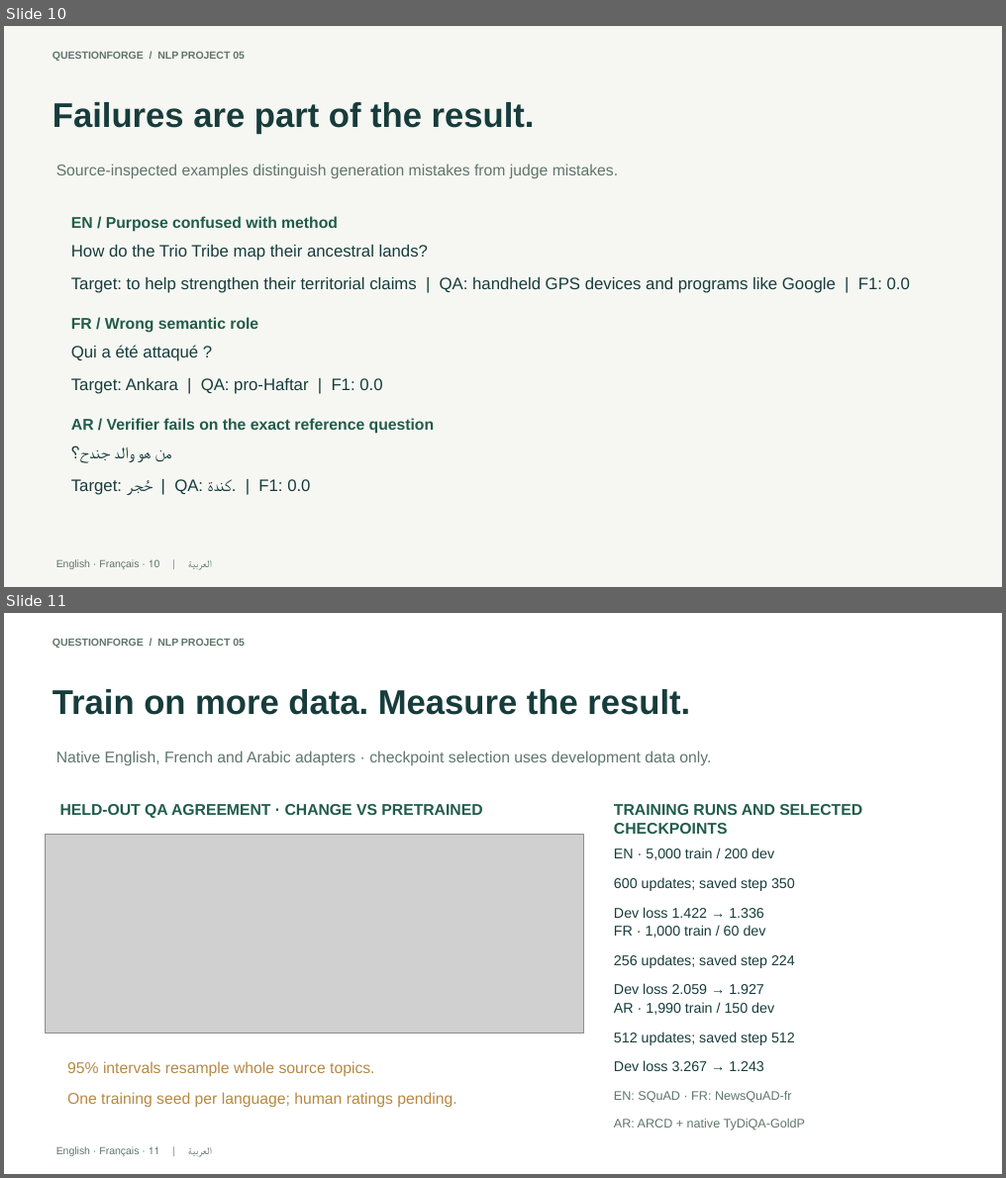
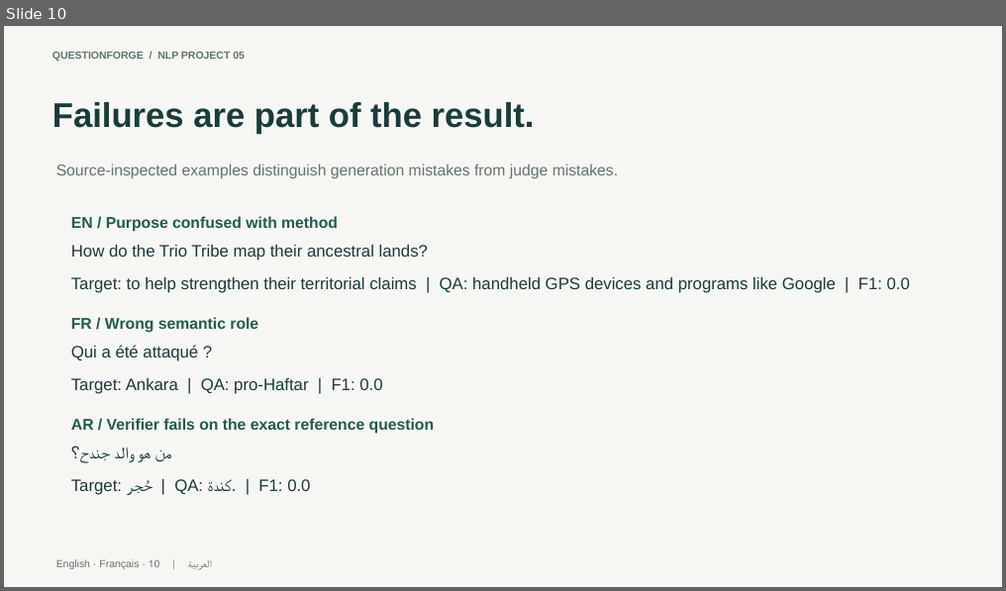
Before and after one commit to JovaniBouKhalil/automatic-question-generator, a slide deck: presentation/QuestionForge.pptx. Shown one above the other, each under a label of ours: slides 10 and 11 before the commit, slide 10 after it. The pictures are 1006x1178 and 1006x591 pixels, drawn with LibreOffice and Linux fonts; fonts in the diff are those of the drawing; grey boxes stand for pictures. Boxes give left, top, right and bottom in pixels: in the first picture for what was removed or moved away, otherwise in the second. Text is boxed around its words. In the diff, an @@ line names an element or a change of style, - is before the commit and + after.

```diff
--- a/presentation/QuestionForge.pptx
+++ b/presentation/QuestionForge.pptx
@@ slide 11 removed at box(4, 613, 1002, 1174), background #FFFFFF @@
@@ text removed at box(53, 638, 245, 648) @@
-QUESTIONFORGE / NLP PROJECT 05
@@ text removed at box(53, 689, 690, 715) @@
-Train on more data. Measure the result.
@@ text removed at box(56, 751, 711, 765) @@
-Native English, French and Arabic adapters · checkpoint selection uses development data only.
@@ text removed at box(60, 804, 482, 818) @@
-HELD-OUT QA AGREEMENT · CHANGE VS PRETRAINED
@@ text removed at box(614, 804, 862, 834) @@
-TRAINING RUNS AND SELECTED CHECKPOINTS
@@ picture removed at box(46, 834, 584, 1033) @@
@@ text removed at box(614, 848, 795, 918) @@
-EN · 5,000 train / 200 dev
-600 updates; saved step 350
-Dev loss 1.422 → 1.336
@@ text removed at box(614, 925, 795, 994) @@
-FR · 1,000 train / 60 dev
-256 updates; saved step 224
-Dev loss 2.059 → 1.927
@@ text removed at box(614, 1002, 795, 1071) @@
-AR · 1,990 train / 150 dev
-512 updates; saved step 512
-Dev loss 3.267 → 1.243
@@ text removed at box(67, 1061, 456, 1108) @@
-95% intervals resample whole source topics.
-One training seed per language; human ratings pending.
@@ text removed at box(614, 1091, 806, 1131) @@
-EN: SQuAD · FR: NewsQuAD-fr
-AR: ARCD + native TyDiQA-GoldP
@@ text removed at box(56, 1147, 212, 1157) @@
-English · Français · العربية | 11
```
Also in this commit, not shown: 2 slides changed, 1 slide added, 22 other files.
